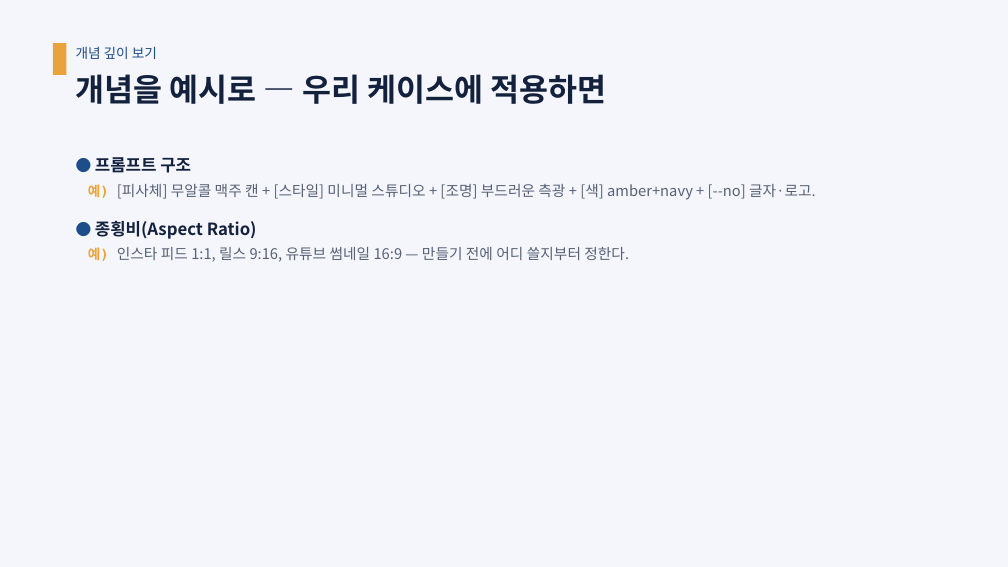
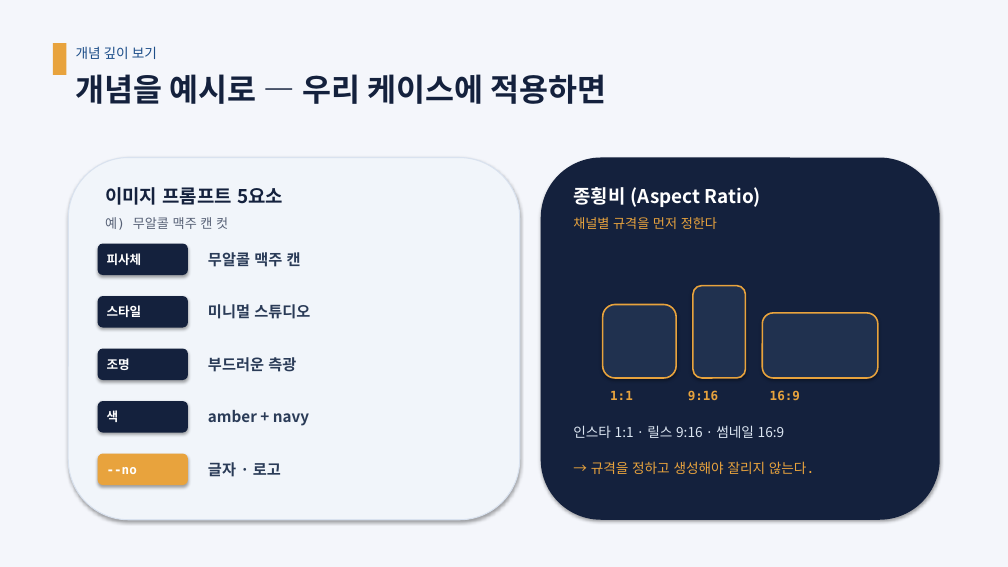
Before and after one commit to aebonlee/content, a slide deck: slide 68 of docs/slides/pptx/AI홍보실무_통합강의.pptx. Drawn at 1008x567 pixels with LibreOffice and Linux fonts; fonts in the diff are those of the drawing. Boxes give left, top, right and bottom in pixels: in the first picture for what was removed or moved away, otherwise in the second. Text is boxed around its words. In the diff, an @@ line names an element or a change of style, - is before the commit and + after.

```diff
--- a/docs/slides/pptx/AI홍보실무_통합강의.pptx
+++ b/docs/slides/pptx/AI홍보실무_통합강의.pptx
@@ rounded rectangle added at (68,157,520,520), fill #F1F5FA, outline #D9E2EF 1 pt @@
@@ text removed at (88,157,816,262) @@
-● 프롬프트 구조
-예) [피사체] 무알콜 맥주 캔 + [스타일] 미니멀 스튜디오 + [조명] 부드러운 측광 + [색] amber+navy + [--no] 글자·로고.
-● 종횡비(Aspect Ratio)
-예) 인스타 피드 1:1, 릴스 9:16, 유튜브 썸네일 16:9 — 만들기 전에 어디 쓸지부터 정한다.
@@ rounded rectangle added at (541,157,940,520), fill #14213D @@
@@ text added at (105,187,283,205), 18 pt, text #14213D, bold @@
+이미지 프롬프트 5요소
@@ text added at (573,187,761,207), 18 pt, text #FFFFFF, bold @@
+종횡비 (Aspect Ratio)
@@ text added at (105,217,228,230), 12.5 pt, text #576176 @@
+예) 무알콜 맥주 캔 컷
@@ text added at (573,217,717,229), 12.5 pt, text #E8A33D @@
+채널별 규격을 먼저 정한다
@@ rounded rectangle added at (98,243,188,275), fill #14213D, 12 pt, text #FFFFFF, bold @@
+피사체
@@ text added at (208,252,301,267), 14.5 pt, text #2A3B57, bold @@
+무알콜 맥주 캔
@@ rounded rectangle added at (98,296,188,328), fill #14213D, 12 pt, text #FFFFFF, bold @@
+스타일
@@ rounded rectangle added at (693,286,746,378), fill #20314F, outline #E8A33D 1.5 pt @@
@@ text added at (208,304,310,319), 14.5 pt, text #2A3B57, bold @@
+미니멀 스튜디오
@@ rounded rectangle added at (603,305,676,378), fill #20314F, outline #E8A33D 1.5 pt @@
@@ rounded rectangle added at (762,313,878,378), fill #20314F, outline #E8A33D 1.5 pt @@
@@ rounded rectangle added at (98,349,188,380), fill #14213D, 12 pt, text #FFFFFF, bold @@
+조명
@@ text added at (208,357,296,372), 14.5 pt, text #2A3B57, bold @@
+부드러운 측광
@@ rounded rectangle added at (98,402,188,433), fill #14213D, 12 pt, text #FFFFFF, bold @@
+색
@@ text added at (208,410,309,426), 14.5 pt, text #2A3B57, bold @@
+amber + navy
@@ text added at (610,391,633,400), 12 pt, text #E8A33D, bold @@
+1:1
@@ text added at (688,390,718,401), 12 pt, text #E8A33D, bold @@
+9:16
@@ text added at (770,390,800,401), 12 pt, text #E8A33D, bold @@
+16:9
@@ text added at (573,425,784,438), 13 pt, text #DCE6F2 @@
+인스타 1:1 · 릴스 9:16 · 썸네일 16:9
@@ rounded rectangle added at (98,454,188,485), fill #E8A33D, 12 pt, text #FFFFFF, bold @@
+--no
@@ text added at (208,462,281,477), 14.5 pt, text #2A3B57, bold @@
+글자 · 로고
@@ text added at (591,461,815,474), 13 pt, text #E8A33D @@
+→ 규격을 정하고 생성해야 잘리지 않는다.
```
Also in this commit, not shown: 54 other slides changed, 3 other files.
